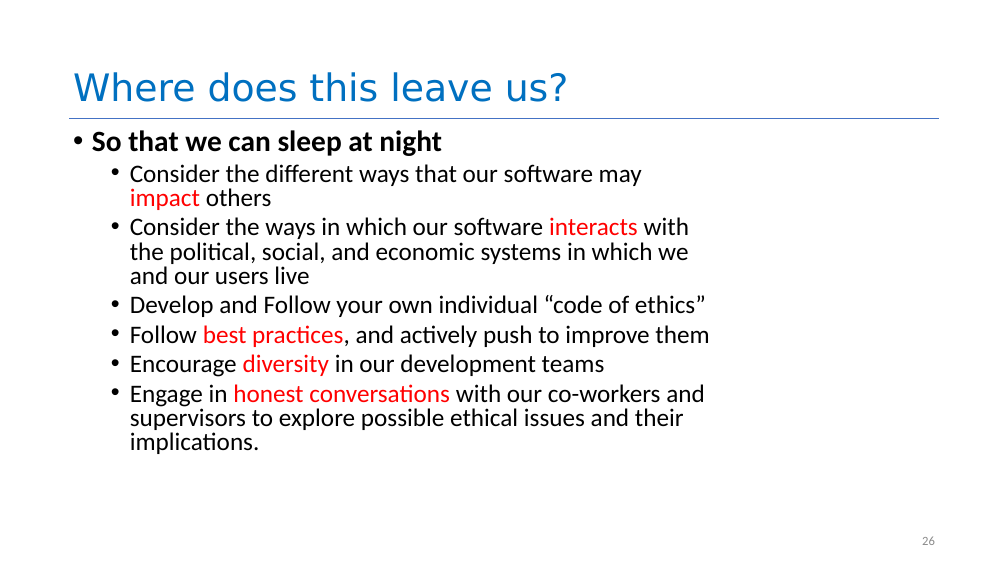
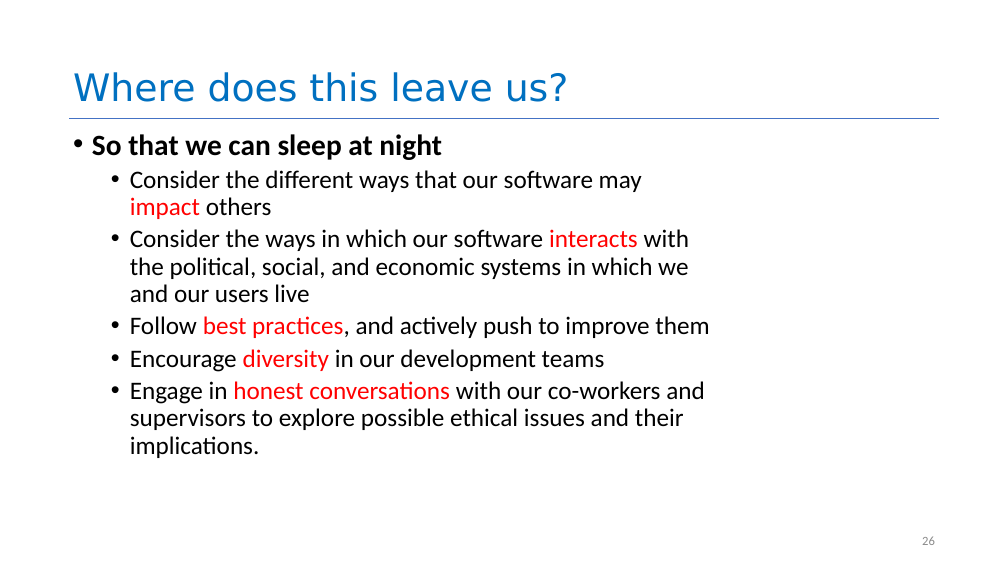
Before and after one commit to neu-se/CS4530-Fall-2025, a slide deck: slide 26 of Slides/Module 16A Engineering Ethical Software.pptx. Drawn at 1008x567 pixels with LibreOffice and Linux fonts; fonts in the diff are those of the drawing. Boxes give left, top, right and bottom in pixels: in the first picture for what was removed or moved away, otherwise in the second. Text is boxed around its words. In the diff, an @@ line names an element or a change of style, - is before the commit and + after.

```diff
--- a/Slides/Module 16A Engineering Ethical Software.pptx
+++ b/Slides/Module 16A Engineering Ethical Software.pptx
@@ text "So that we can sleep ..." at (x1=92, y1=134, x2=709, y2=458): line spacing 0.9 to 1; line spacing 0.8 to 0.9 @@
@@ text at (x1=130, y1=295, x2=706, y2=317): paragraph removed @@
-  • Develop and Follow your own individual “code of ethics”
```
Also in this commit, not shown: 5 other slides changed, 1 other file.
